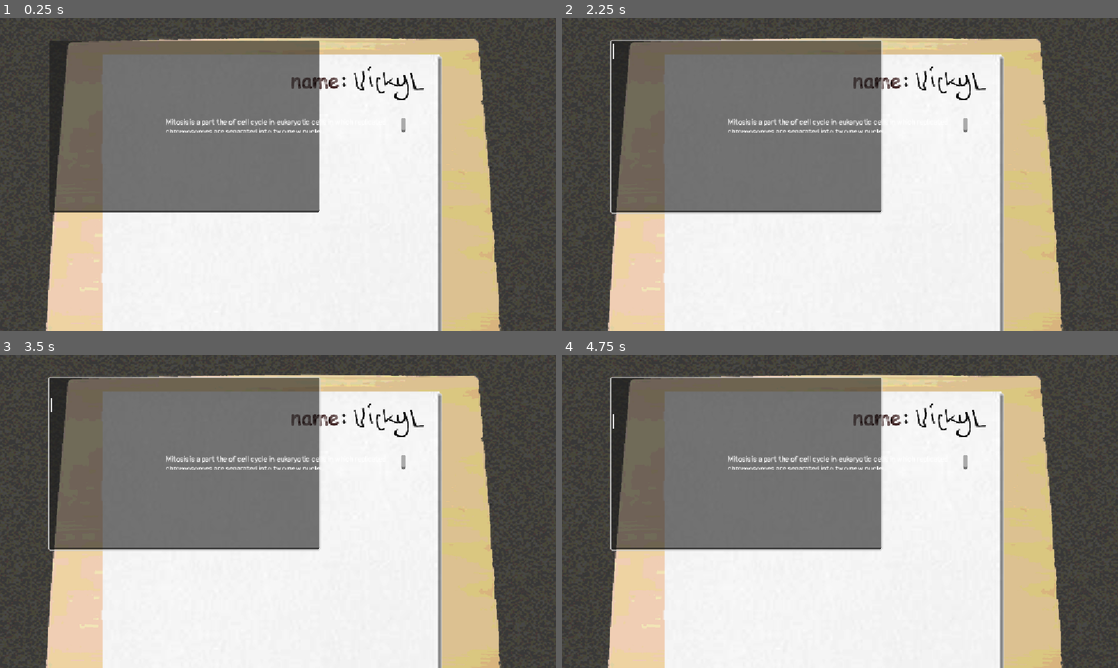
Above: before the commit, frames 1-4 (two rows, left to right).
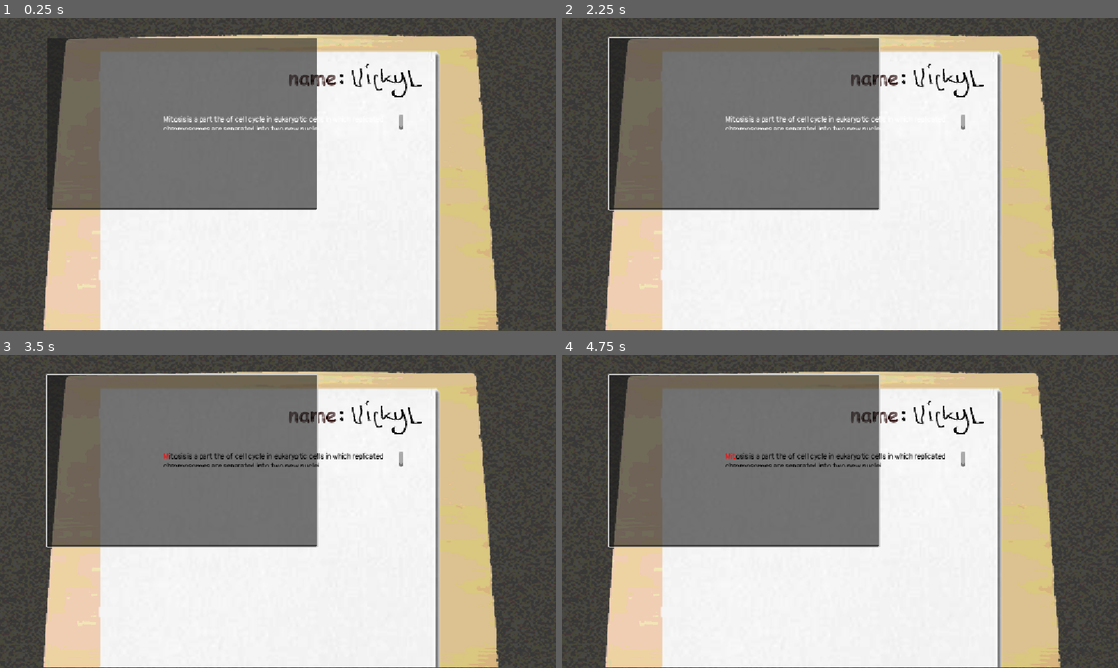
Above: after the commit, the same moments.

Repository: Vick-St3r/haven-keyboard
Game: Godot game, scene res://scenes/main_game.tscn
The game is run twice, just before and just after one commit, with the same random seed, the same clock (stepped at 60 frames per second) and the same inputs.
Inputs (mouse positions are in pixels of both pictures, inside the frame that each line leads up to):
- Up to frame 1 (0.25 s): no input
- Up to frame 2 (2.25 s): click (745, 127) at 0.52 s; type "Alex" at 0.6 s; tap Enter at 1.25 s; move the mouse to (962, 158) at 1.27 s; click (962, 158) at 1.42 s; tap Space at 2 s; move the mouse to (728, 190) at 2.02 s; click (728, 190) at 2.17 s
- Up to frame 3 (3.5 s): tap Enter at 2.75 s; move the mouse to (333, 442) at 2.77 s; click (333, 442) at 2.92 s
- Up to frame 4 (4.75 s): tap Space at 3.5 s; move the mouse to (812, 574) at 3.52 s; click (812, 574) at 3.67 s; tap Enter at 4.25 s; move the mouse to (1006, 558) at 4.27 s; click (1006, 558) at 4.42 s

The runs differ from the first frame. In frame 1, 6.6% of the frame differs, in the area x 2-100%, y 0-100%; in frame 2, 7.1%; in frame 3, 7.3%; in frame 4, 7.3%.

Commit message:
Add spell checking

Diff:
--- a/scenes/main_game.tscn
+++ b/scenes/main_game.tscn
@@ -4,6 +4,7 @@
 [ext_resource type="Texture2D" uid="uid://nmfrsoy2h77v" path="res://assets/maingame/floor bg.png" id="2_0rdsr"]
 [ext_resource type="FontFile" uid="uid://lsxuyc7dq7r5" path="res://assets/font/Pangolin-Regular.ttf" id="2_72e8q"]
 [ext_resource type="Texture2D" uid="uid://kpj48414w7s0" path="res://assets/maingame/topofdesk.png" id="3_ipu61"]
+[ext_resource type="PackedScene" uid="uid://dyhusmoefy2au" path="res://scenes/camerashake.tscn" id="5_ipu61"]
 
 [node name="main game" type="Node" unique_id=224379156]
 script = ExtResource("1_s3esy")
@@ -19,9 +20,6 @@
 offset_right = 1152.0
 offset_bottom = 648.0
 texture = ExtResource("3_ipu61")
-
-[node name="Camera2D" type="Camera2D" parent="." unique_id=1019799262]
-position = Vector2(574, 320)
 
 [node name="TextEdit" type="TextEdit" parent="." unique_id=179861261]
 offset_left = 100.0
@@ -41,4 +39,7 @@
 theme_override_fonts/normal_font = ExtResource("2_72e8q")
 bbcode_enabled = true
 
+[node name="Camera2D" parent="." unique_id=306515462 instance=ExtResource("5_ipu61")]
+position = Vector2(579, 326)
+
 [connection signal="text_changed" from="TextEdit" to="." method="_on_text_edit_text_changed"]
--- a/scripts/main_game.gd
+++ b/scripts/main_game.gd
@@ -46,6 +46,21 @@
 	pass
 
 func _on_text_edit_text_changed() -> void:
+	# update text label
+	targetTextDisplay.clear()
+	# check if typed text matches
+	for i in textedit.text.length():
+		if textedit.text[i] == targetText[i]:
+			targetTextDisplay.push_color(Color.GREEN)
+		else:
+			targetTextDisplay.push_color(Color.RED)
+		targetTextDisplay.add_text(targetText[i])
+
+	# fill in the remaining text
+	targetTextDisplay.push_color(Color.BLACK)
+	targetTextDisplay.add_text(targetText.substr(textedit.text.length()))
+
+
 
 	if textedit.text == targetText:
 		if !badSentenceDone:
